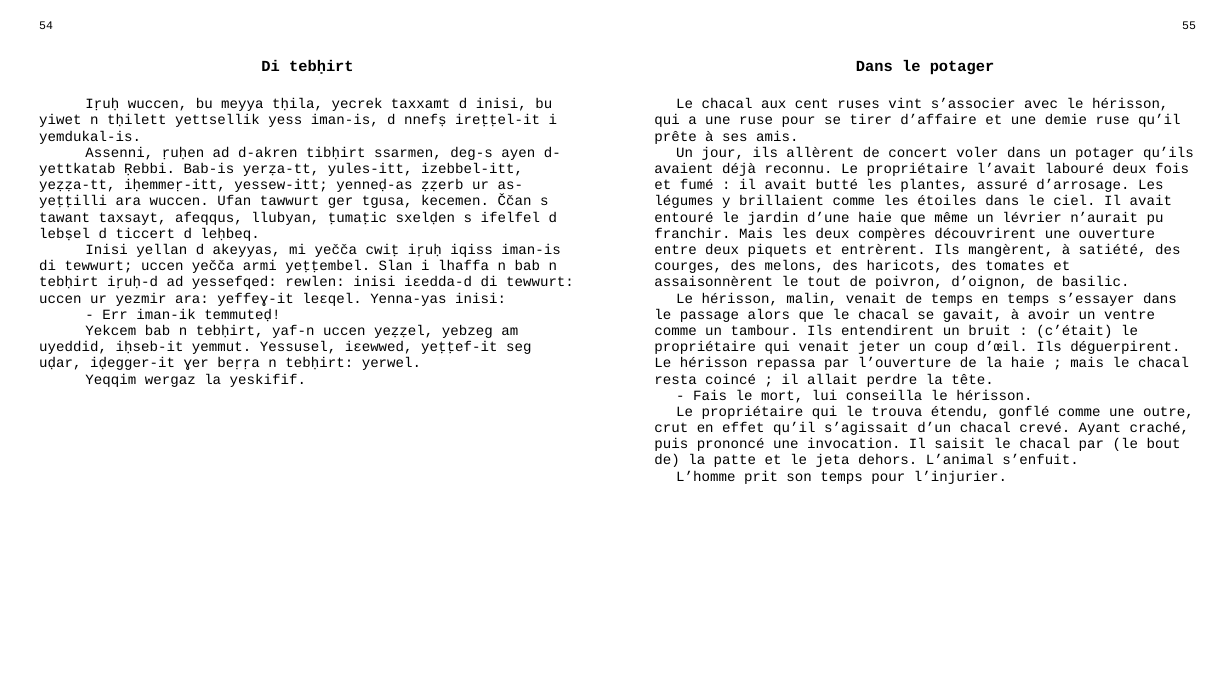
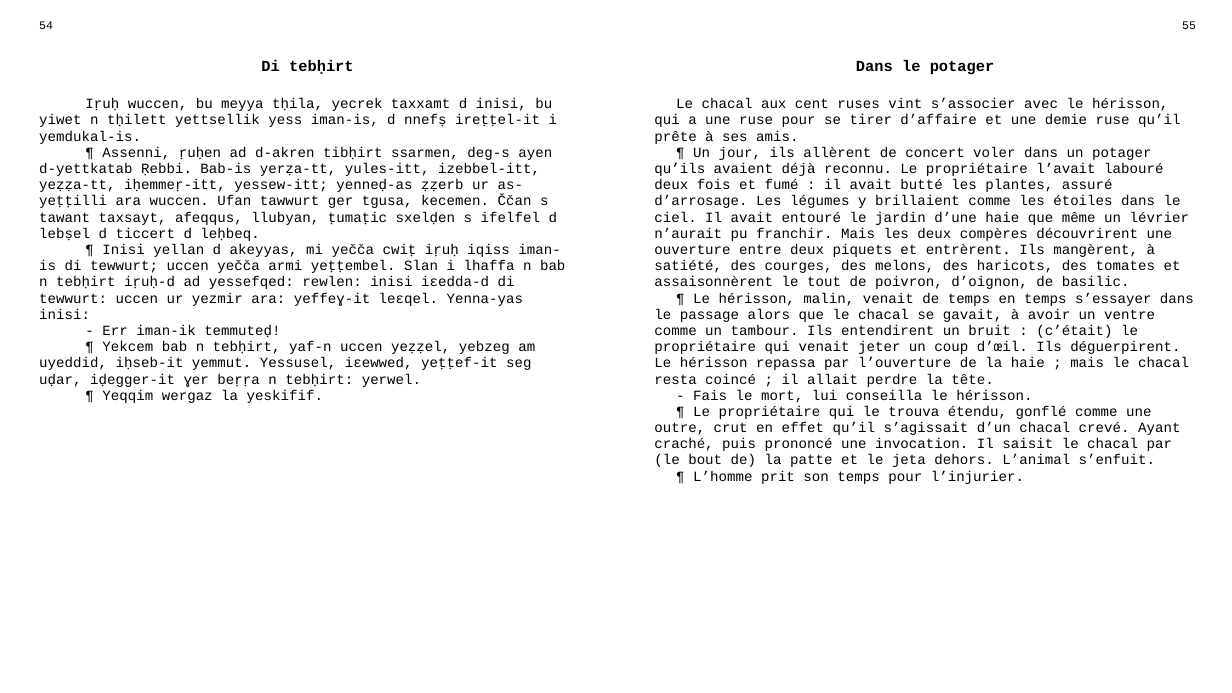
Before and after one commit to sferhah/tamacahut_n_wuccen, a slide deck: slide 21 of Uccen.ConsoleApp/uccen.pptx. Drawn at 1232x693 pixels with LibreOffice and Linux fonts; fonts in the diff are those of the drawing. Boxes give left, top, right and bottom in pixels: in the first picture for what was removed or moved away, otherwise in the second. Text is boxed around its words. In the diff, an @@ line names an element or a change of style, - is before the commit and + after.

```diff
--- a/Uccen.ConsoleApp/uccen.pptx
+++ b/Uccen.ConsoleApp/uccen.pptx
@@ table at box(30, 15, 1205, 668) @@
-row 3, column 1: Iṛuḥ wuccen, bu meyya tḥila, yecrek taxxamt d inisi, bu yiwet n tḥilett yettsellik yess iman-is, d nnefṣ ireṭṭel-it i yemdukal-is. / Assenni, ṛuḥen ad d-akren tibḥirt ssarmen, deg-s ayen d-yettkatab Ṛebbi. Bab-is yerẓa-tt, yules-itt, izebbel-itt, yeẓẓa-tt, iḥemmeṛ-itt, yessew-itt; yenneḍ-as ẓẓerb ur as-yeṭṭilli ara wuccen. Ufan tawwurt ger tgusa, kecemen. Ččan s tawant taxsayt, afeqqus, llubyan, ṭumaṭic sxelḍen s ifelfel d lebṣel d ticcert d leḥbeq. / Inisi yellan d akeyyas, mi yečča cwiṭ iṛuḥ iqiss iman-is di tewwurt; uccen yečča armi yeṭṭembel. Slan i lhaffa n bab n tebḥirt iṛuḥ-d ad yessefqed: rewlen: inisi iɛedda-d di tewwurt: uccen ur yezmir ara: yeffeɣ-it leɛqel. Yenna-yas inisi: / - Err iman-ik temmuteḍ! / Yekcem bab n tebḥirt, yaf-n uccen yeẓẓel, yebzeg am uyeddid, iḥseb-it yemmut. Yessusel, iɛewwed, yeṭṭef-it seg uḍar, iḍegger-it ɣer beṛṛa n tebḥirt: yerwel. / Yeqqim wergaz la yeskifif.
+row 3, column 1: Iṛuḥ wuccen, bu meyya tḥila, yecrek taxxamt d inisi, bu yiwet n tḥilett yettsellik yess iman-is, d nnefṣ ireṭṭel-it i yemdukal-is. / ¶ Assenni, ṛuḥen ad d-akren tibḥirt ssarmen, deg-s ayen d-yettkatab Ṛebbi. Bab-is yerẓa-tt, yules-itt, izebbel-itt, yeẓẓa-tt, iḥemmeṛ-itt, yessew-itt; yenneḍ-as ẓẓerb ur as-yeṭṭilli ara wuccen. Ufan tawwurt ger tgusa, kecemen. Ččan s tawant taxsayt, afeqqus, llubyan, ṭumaṭic sxelḍen s ifelfel d lebṣel d ticcert d leḥbeq. / ¶ Inisi yellan d akeyyas, mi yečča cwiṭ iṛuḥ iqiss iman-is di tewwurt; uccen yečča armi yeṭṭembel. Slan i lhaffa n bab n tebḥirt iṛuḥ-d ad yessefqed: rewlen: inisi iɛedda-d di tewwurt: uccen ur yezmir ara: yeffeɣ-it leɛqel. Yenna-yas inisi: / - Err iman-ik temmuteḍ! / ¶ Yekcem bab n tebḥirt, yaf-n uccen yeẓẓel, yebzeg am uyeddid, iḥseb-it yemmut. Yessusel, iɛewwed, yeṭṭef-it seg uḍar, iḍegger-it ɣer beṛṛa n tebḥirt: yerwel. / ¶ Yeqqim wergaz la yeskifif.
-row 3, column 3: Le chacal aux cent ruses vint s’associer avec le hérisson, qui a une ruse pour se tirer d’affaire et une demie ruse qu’il prête à ses amis. / Un jour, ils allèrent de concert voler dans un potager qu’ils avaient déjà reconnu. Le propriétaire l’avait labouré deux fois et fumé : il avait butté les plantes, assuré d’arrosage. Les légumes y brillaient comme les étoiles dans le ciel. Il avait entouré le jardin d’une haie que même un lévrier n’aurait pu franchir. Mais les deux compères découvrirent une ouverture entre deux piquets et entrèrent. Ils mangèrent, à satiété, des courges, des melons, des haricots, des tomates et assaisonnèrent le tout de poivron, d’oignon, de basilic. / Le hérisson, malin, venait de temps en temps s’essayer dans le passage alors que le chacal se gavait, à avoir un ventre comme un tambour. Ils entendirent un bruit : (c’était) le propriétaire qui venait jeter un coup d’œil. Ils déguerpirent. Le hérisson repassa par l’ouverture de la haie ; mais le chacal resta coincé ; il allait perdre la tête. / - Fais le mort, lui conseilla le hérisson. / Le propriétaire qui le trouva étendu, gonflé comme une outre, crut en effet qu’il s’agissait d’un chacal crevé. Ayant craché, puis prononcé une invocation. Il saisit le chacal par (le bout de) la patte et le jeta dehors. L’animal s’enfuit. / L’homme prit son temps pour l’injurier.
+row 3, column 3: Le chacal aux cent ruses vint s’associer avec le hérisson, qui a une ruse pour se tirer d’affaire et une demie ruse qu’il prête à ses amis. / ¶ Un jour, ils allèrent de concert voler dans un potager qu’ils avaient déjà reconnu. Le propriétaire l’avait labouré deux fois et fumé : il avait butté les plantes, assuré d’arrosage. Les légumes y brillaient comme les étoiles dans le ciel. Il avait entouré le jardin d’une haie que même un lévrier n’aurait pu franchir. Mais les deux compères découvrirent une ouverture entre deux piquets et entrèrent. Ils mangèrent, à satiété, des courges, des melons, des haricots, des tomates et assaisonnèrent le tout de poivron, d’oignon, de basilic. / ¶ Le hérisson, malin, venait de temps en temps s’essayer dans le passage alors que le chacal se gavait, à avoir un ventre comme un tambour. Ils entendirent un bruit : (c’était) le propriétaire qui venait jeter un coup d’œil. Ils déguerpirent. Le hérisson repassa par l’ouverture de la haie ; mais le chacal resta coincé ; il allait perdre la tête. / - Fais le mort, lui conseilla le hérisson. / ¶ Le propriétaire qui le trouva étendu, gonflé comme une outre, crut en effet qu’il s’agissait d’un chacal crevé. Ayant craché, puis prononcé une invocation. Il saisit le chacal par (le bout de) la patte et le jeta dehors. L’animal s’enfuit. / ¶ L’homme prit son temps pour l’injurier.
```
Also in this commit, not shown: 3 other slides changed, 1 other file.
